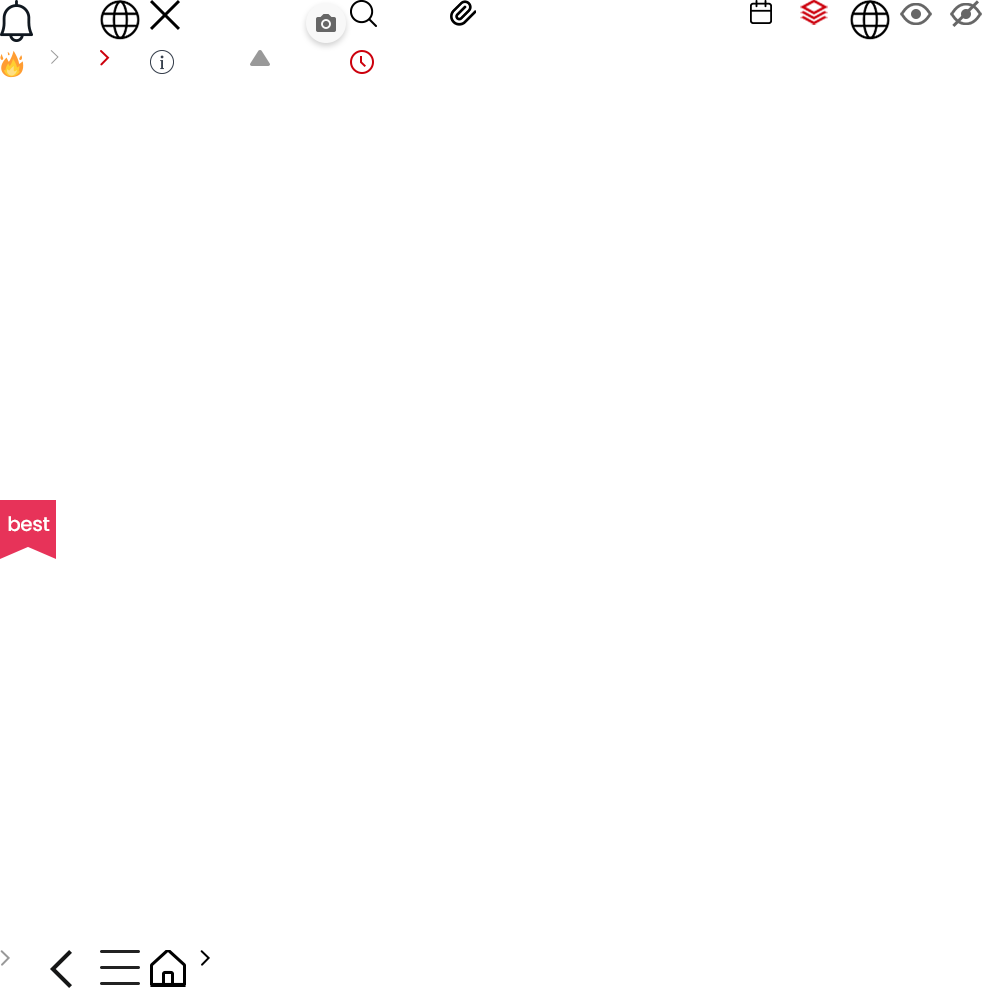
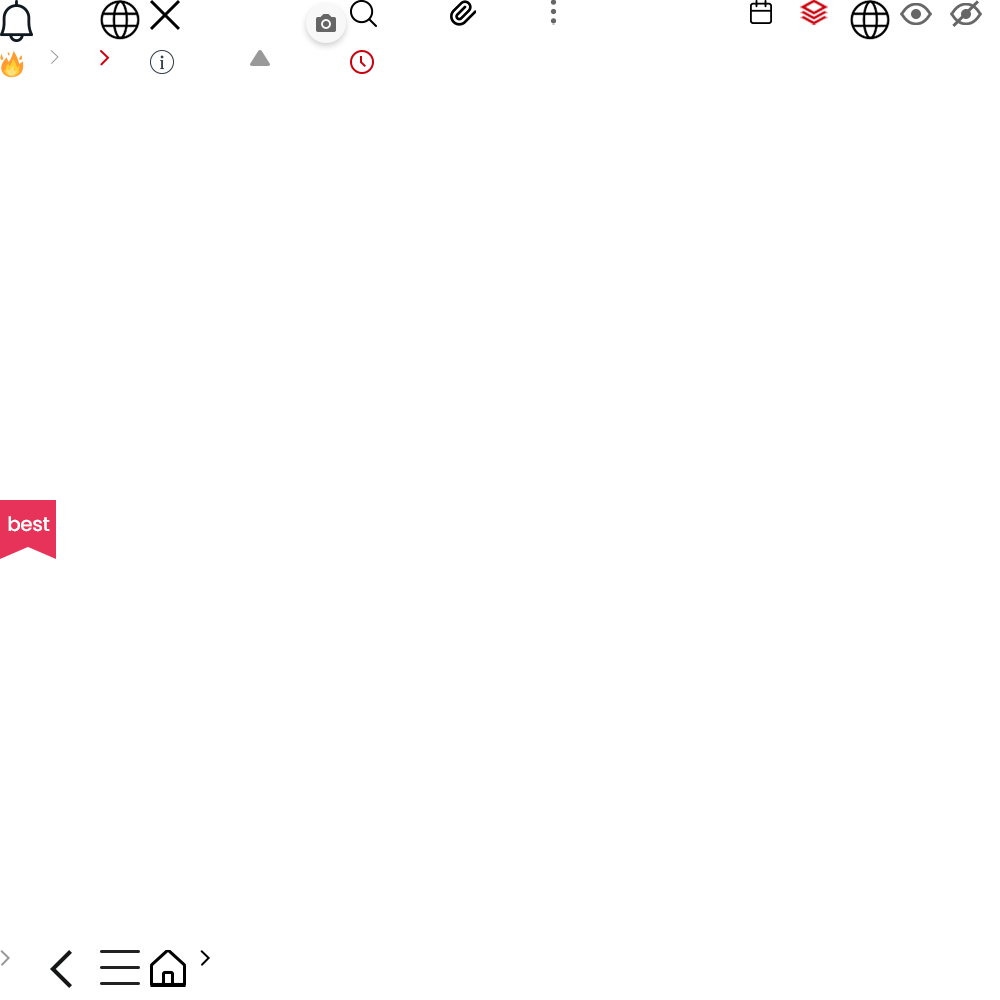
Two versions of the same layered image (1000x1000). Layer-by-layer changes:
added layer "레이어 23" in group "그룹 1" over [550, 0, 557, 25]
